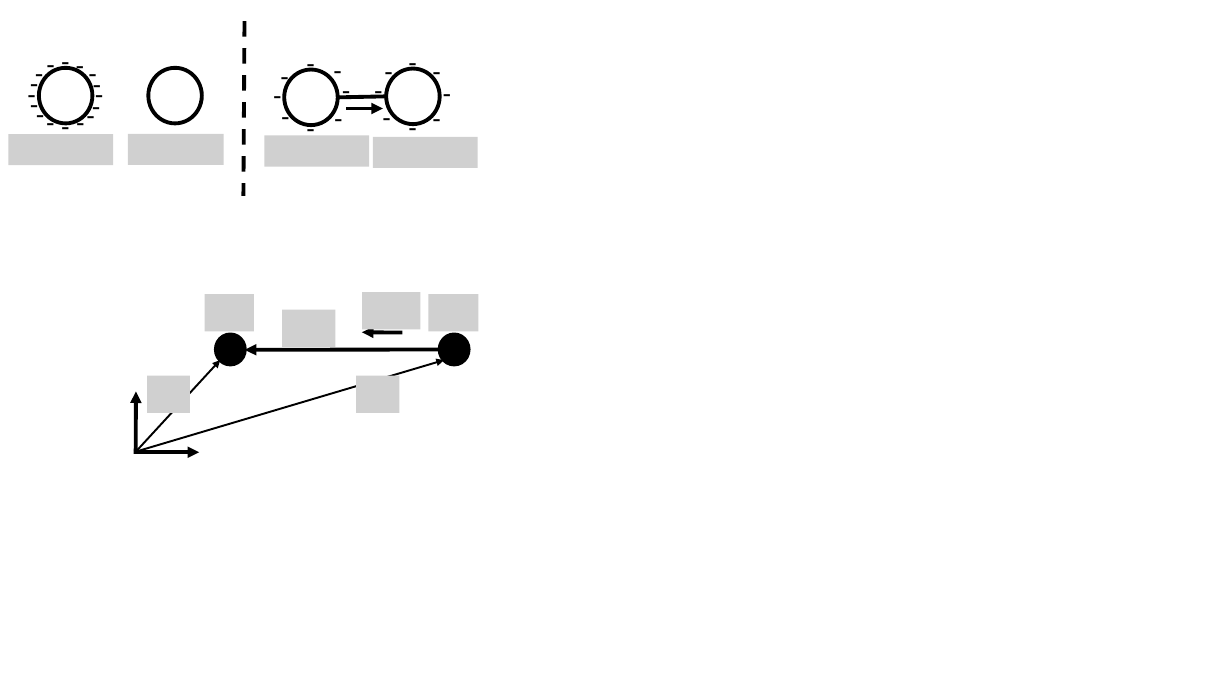
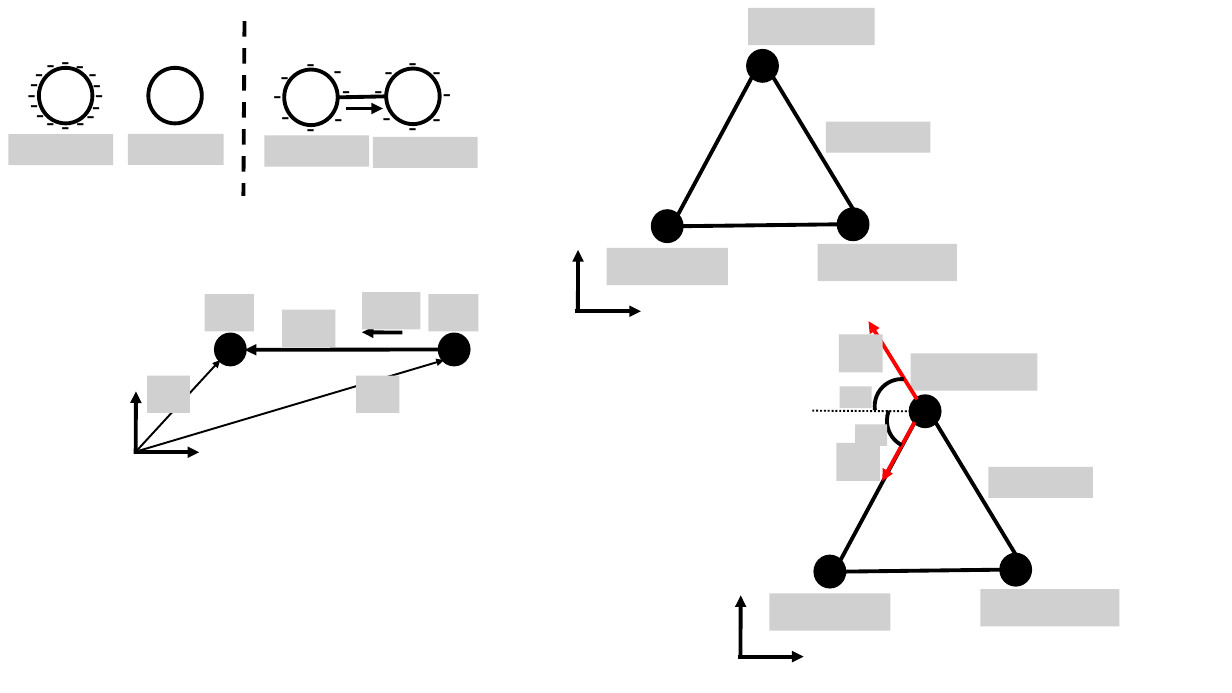
Before and after one commit to OSTP/PhysicsArtofModelling, a slide deck: slide 3 of tex/figures/ChargesFields/Figures.pptx. Drawn at 1232x693 pixels with LibreOffice and Linux fonts; fonts in the diff are those of the drawing; grey boxes stand for pictures; background and template pictures are left out. Boxes give left, top, right and bottom in pixels: in the first picture for what was removed or moved away, otherwise in the second. Text is boxed around its words. In the diff, an @@ line names an element or a change of style, - is before the commit and + after.

```diff
--- a/tex/figures/ChargesFields/Figures.pptx
+++ b/tex/figures/ChargesFields/Figures.pptx
@@ group added at (576, 8, 958, 312): 4 pictures, 3 ellipses, 3 lines, 2 arrows @@
@@ group added at (738, 322, 1120, 658): 8 pictures, 4 lines, 4 arrows, 3 ellipses, 2 arc (boxed as its full ellipse)s @@
```
Also in this commit, not shown: 1 other slide changed, 4 slides added, 10 other files.
